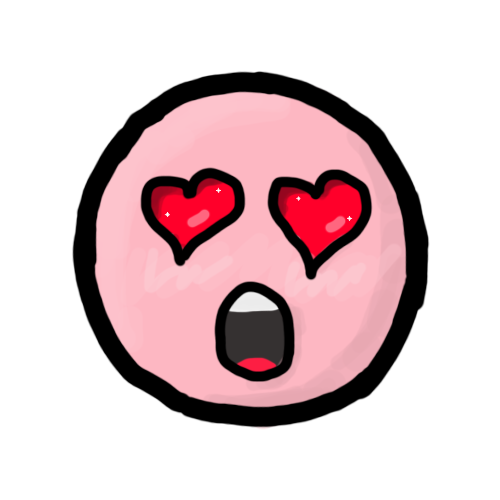
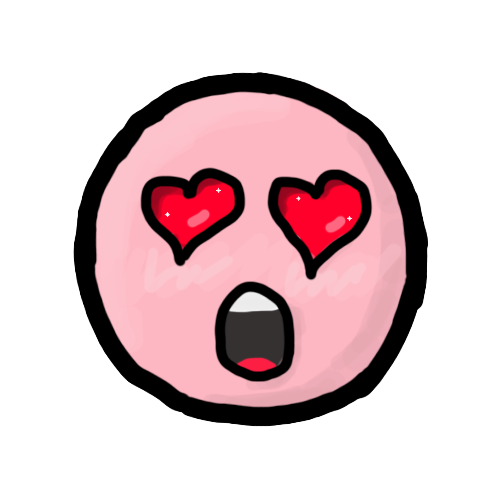
Revision of a layered 500 × 500 image; what changed, layer by layer:
painted on "Слой 0 копия 7" over [72, 70, 430, 429]
painted on "Слой 0 копия 8" over [249, 424, 282, 430]
hid "Слой 0 копия 5", painted on it over [72, 70, 430, 430]
hid "Слой 0 копия 2" over [75, 75, 426, 426]
